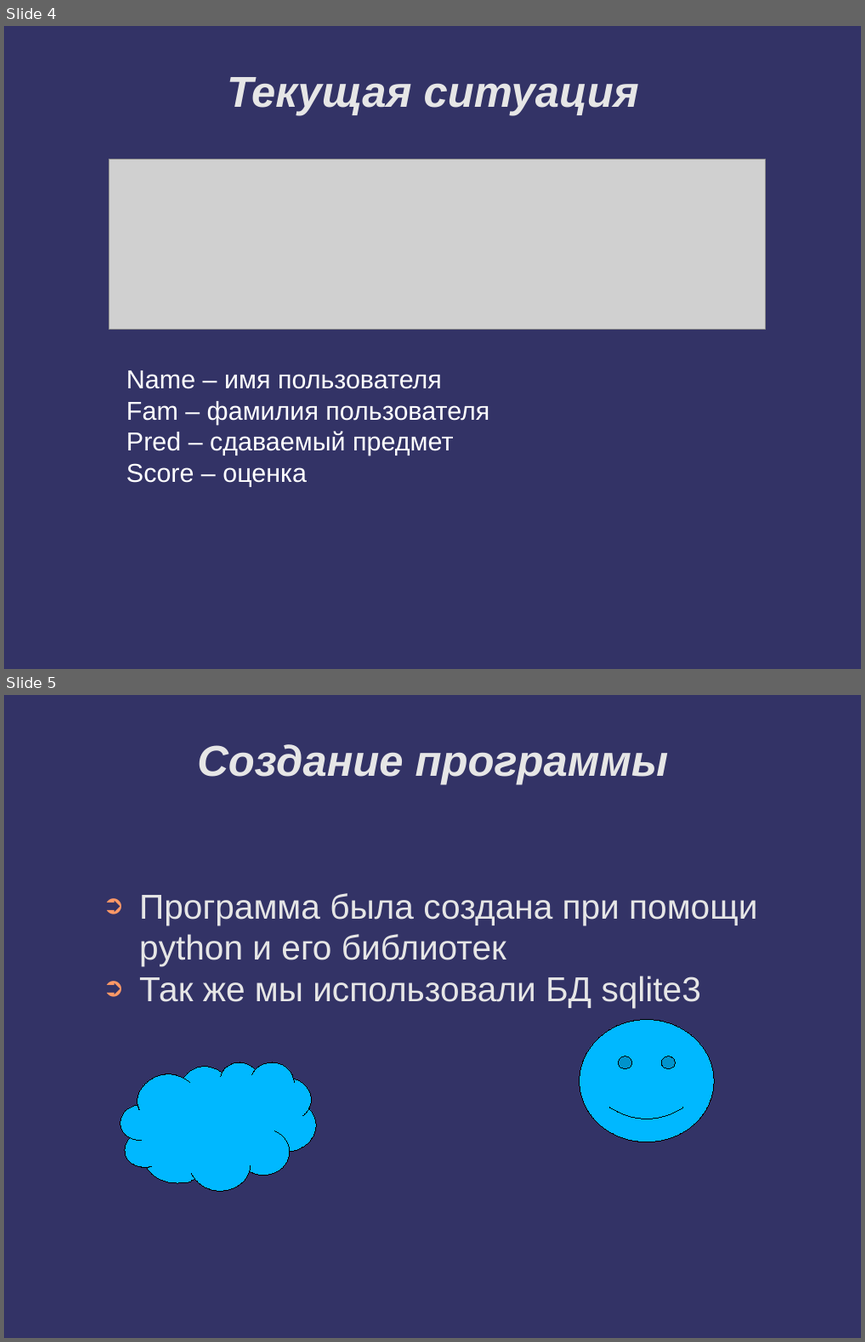
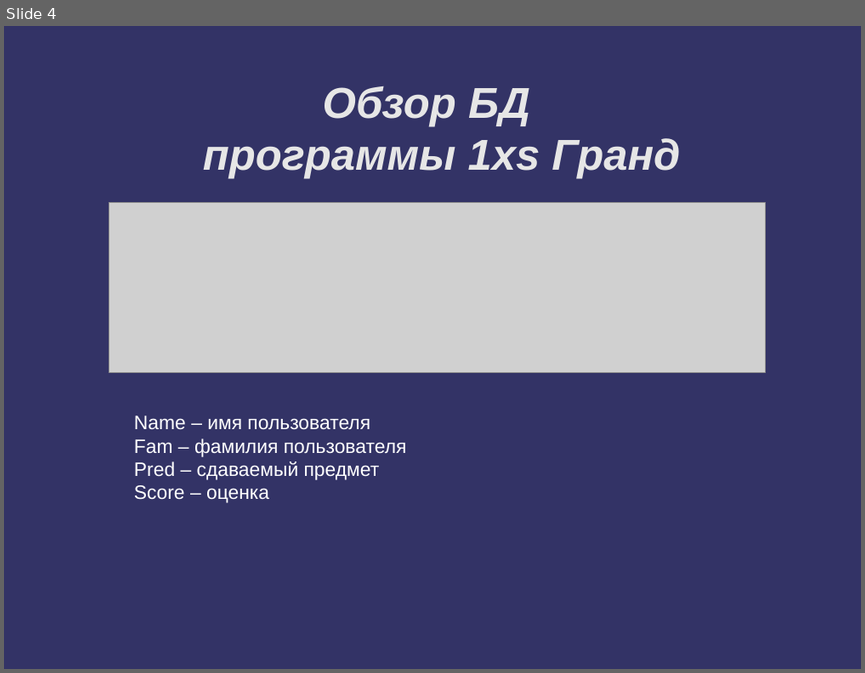
Before and after one commit to Aziev-Majid-Yaragievich/1XS, a slide deck: Презентация.odp. Shown one above the other, each under a label of ours: slides 4 and 5 before the commit, slide 4 after it. The pictures are 865x1342 and 865x673 pixels, drawn with LibreOffice and Linux fonts; fonts in the diff are those of the drawing; grey boxes stand for pictures; background and template pictures are left out. Boxes give left, top, right and bottom in pixels: in the first picture for what was removed or moved away, otherwise in the second. Text is boxed around its words. In the diff, an @@ line names an element or a change of style, - is before the commit and + after.

Commit message:
two Презентация
Была создана более продвинутая презентация

```diff
--- a/Презентация.odp
+++ b/Презентация.odp
@@ slide 5 removed at [4,695,861,1338], background #333366 @@
@@ title removed at [197,744,669,784] @@
-Создание программы
@@ text removed at [139,893,757,1008] @@
-➲ Программа была создана при помощи python и его библиотек
-➲ Так же мы использовали БД sqlite3
@@ smiley face removed at [579,1019,714,1141] @@
@@ freeform shape removed at [120,1062,317,1191] @@
@@ slide 4 changed as well @@
@@ title added at [203,86,680,179], 40 pt, text #E6E6E6, bold, italic @@
+Обзор БД
+программы 1xs Гранд
@@ title removed at [227,77,639,115] @@
-Текущая ситуация
@@ picture: place and size @@
-picture at [109,159,765,329]
+picture at [109,203,765,372]
@@ text "Name – имя пользователя": place and size @@
-text "Name – имя пользователя" at [126,370,489,487]
+text "Name – имя пользователя" at [134,415,407,503]
@@ text "Name – имя пользователя" at [134,415,407,503]: size 24 to 18 pt @@
```
Also in this commit, not shown: 1 other slide changed, 5 slides added, 5 other slides removed.
